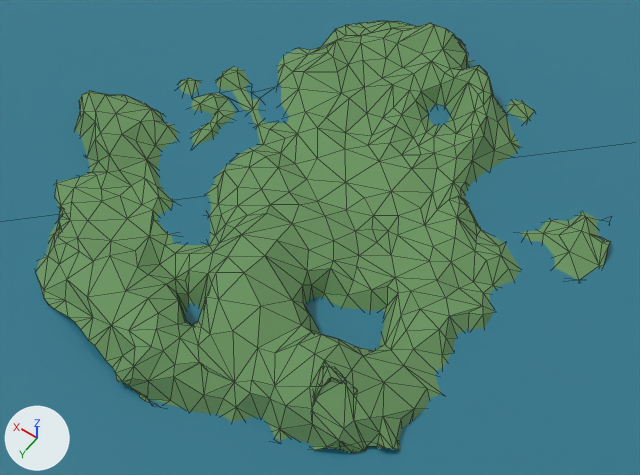
A saved change to the glTF model assets/models/map.glb.
Rendered twice from a 50 mm camera at (-43.8, 61.4, 193.3) aimed at (-3.9, 5.5, 105.5). The axes (+X, +Y, +Z) are drawn at lower left. The lights are the same throughout. Mesh edges are drawn as thin lines. Where no turn or scale is listed for an object, it has been applied to the vertices. Vertices at the same position are counted once.
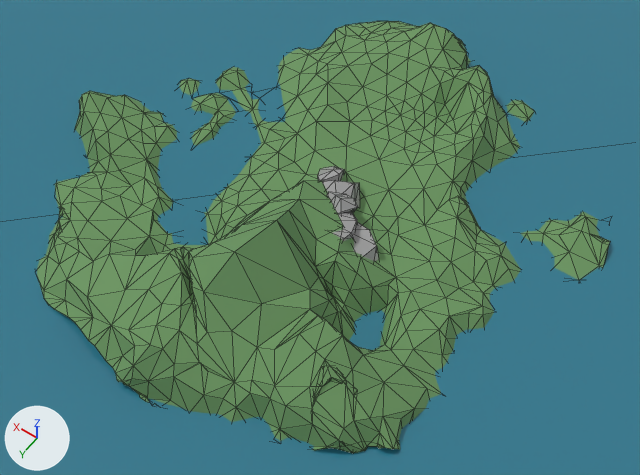
Location of each change, (x1, y1, x2, y2) in pixels of the pictures (640 x 475 px; the box of a moved part takes in the faces that stretch with it):
```json
{"object": "Cube.030", "change": "added", "after": [318, 166, 379, 261], "faces in mat_material_675 (grey #9b9b9b)": [353, 222, 379, 261], "faces in mat_material_672 (grey #9b9b9b)": [322, 180, 360, 208], "faces in mat_material_673 (grey #9b9b9b)": [327, 192, 358, 214], "faces in mat_material_674 (grey #9b9b9b)": [332, 212, 357, 241], "faces in mat_material_676 (grey #9b9b9b)": [318, 166, 345, 182]}
{"part": 1, "of": "me_plane_001", "change": "moved or reshaped", "before": [80, 23, 472, 387], "after": [80, 23, 472, 387]}
```

Scene script edits in JSON lines:
```json
{"op": "add", "block": "mat_material_671", "code": ["mat_material_671 = principled_material('Material.671')", "mat_material_671.base_color = (0.326, 0.326, 0.326)  # grey #9b9b9b"]}
{"op": "add", "block": "mat_material_674", "code": ["mat_material_674 = principled_material('Material.674')", "mat_material_674.base_color = (0.326, 0.326, 0.326)  # grey #9b9b9b"]}
{"op": "add", "block": "mat_material_675", "code": ["mat_material_675 = principled_material('Material.675')", "mat_material_675.base_color = (0.326, 0.326, 0.326)  # grey #9b9b9b"]}
{"op": "add", "block": "mat_material_676", "code": ["mat_material_676 = principled_material('Material.676')", "mat_material_676.base_color = (0.326, 0.326, 0.326)  # grey #9b9b9b"]}
{"op": "add", "block": "mat_material_673", "code": ["mat_material_673 = principled_material('Material.673')", "mat_material_673.base_color = (0.326, 0.326, 0.326)  # grey #9b9b9b"]}
{"op": "add", "block": "mat_material_672", "code": ["mat_material_672 = principled_material('Material.672')", "mat_material_672.base_color = (0.326, 0.326, 0.326)  # grey #9b9b9b"]}
{"block": "me_plane_001", "where": "# used by ob_plane; location = (0.0, 0.0, 108.6)"}
{"op": "remove", "block": "me_plane_001", "code": "me_plane_001.from_pydata(...)  # 1115 vertices, 2037 faces; spans x -35.9..36.4, y -36.0..36.2, z -7.0..6.4"}
{"op": "add", "block": "me_plane_001", "code": "me_plane_001.from_pydata(...)  # 1115 vertices, 2037 faces; spans x -35.9..36.4, y -36.0..36.2, z -7.0..11.5"}
{"block": "me_plane_001", "change": "me_plane_001 part 1: 216 of 1115 vertices moved; they spanned x -20.0..31.9, y -28.3..34.6, z -2.4..6.4 and now span x -20.0..31.6, y -28.5..34.7, z -1.6..11.5; mean shift (0.0, -0.2, 1.0); largest move (0.9, 24.7, -1.5) -> (0.7, 23.7, 5.5)"}
{"op": "add", "block": "me_cube_050", "code": ["me_cube_050 = bpy.data.meshes.new('Cube.050')", "me_cube_050.from_pydata(...)  # 102 vertices, 180 faces; spans x -12.52..2.3, y -2.15..11.95, z -4.02..3.63", "# faces by material slot: [30, 30, 30, 30, 30, 30]", "me_cube_050.materials.append(mat_material_676)  # grey #9b9b9b", "me_cube_050.materials.append(mat_material_671)  # grey #9b9b9b", "me_cube_050.materials.append(mat_material_672)  # grey #9b9b9b", "me_cube_050.materials.append(mat_material_673)  # grey #9b9b9b", "me_cube_050.materials.append(mat_material_674)  # grey #9b9b9b", "me_cube_050.materials.append(mat_material_675)  # grey #9b9b9b"]}
{"op": "add", "block": "ob_cube_030", "code": ["ob_cube_030 = bpy.data.objects.new('Cube.030', me_cube_050)", "ob_cube_030.location = (-1.7, 0.3, 110.1)"]}
```
